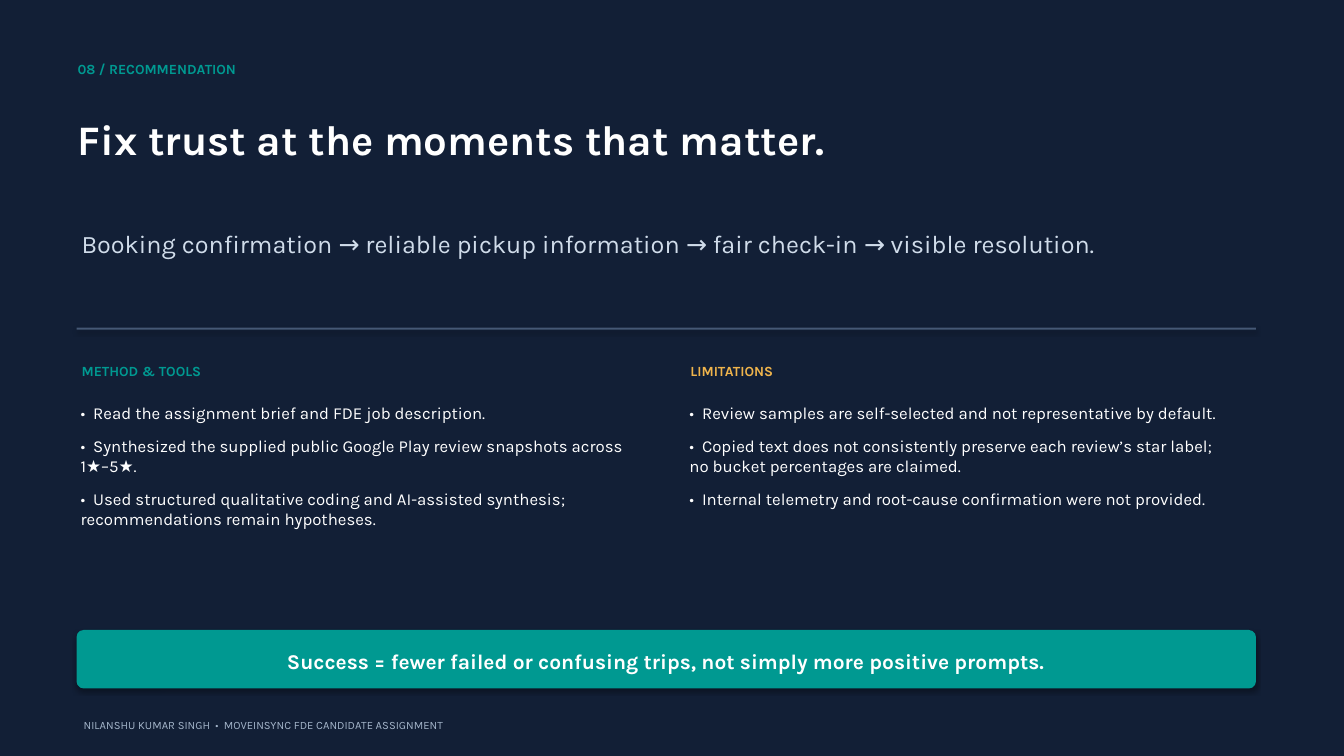
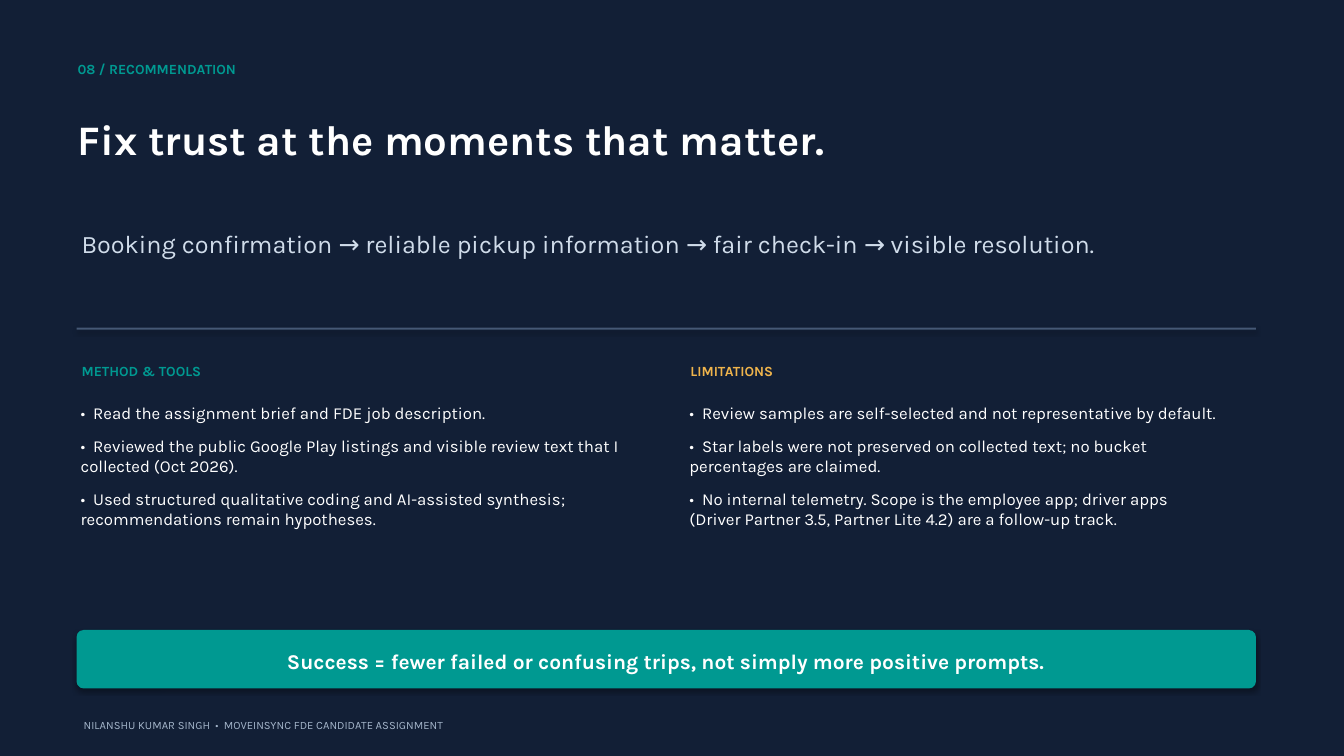
Before and after one commit to nilanshukumarsingh/moveinsync-fde, a slide deck: slide 9 of MoveInSync_FDE_Case_Study.pptx. Drawn at 1344x756 pixels with LibreOffice and Linux fonts; fonts in the diff are those of the drawing. Boxes give left, top, right and bottom in pixels: in the first picture for what was removed or moved away, otherwise in the second. Text is boxed around its words. In the diff, an @@ line names an element or a change of style, - is before the commit and + after.

```diff
--- a/MoveInSync_FDE_Case_Study.pptx
+++ b/MoveInSync_FDE_Case_Study.pptx
@@ text at box(81, 440, 619, 474): text changed @@
-• Synthesized the supplied public Google Play review snapshots across 1★–5★.
+• Reviewed the public Google Play listings and visible review text that I collected (Oct 2026).
@@ text at box(689, 440, 1168, 529): text changed @@
-• Copied text does not consistently preserve each review’s star label; no bucket percentages are claimed.
-• Internal telemetry and root-cause confirmation were not provided.
+• Star labels were not preserved on collected text; no bucket percentages are claimed.
+• No internal telemetry. Scope is the employee app; driver apps (Driver Partner 3.5, Partner Lite 4.2) are a follow-up track.
```
Also in this commit, not shown: 6 other slides changed, 3 other files.
